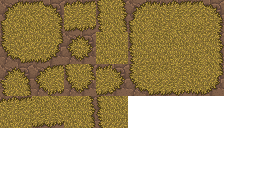
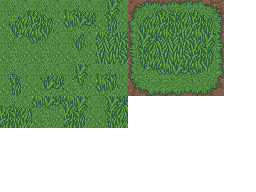
Two versions of the same layered image (w=256, h=192). Layer-by-layer changes:
hid "t_grass_dead" over bbox(0, 0, 224, 128)
added layer "t_grass_long" above "grass underlayer" over bbox(0, 0, 216, 128)
added layer "grass underlayer" above "t_grass" over bbox(0, 0, 128, 128)
